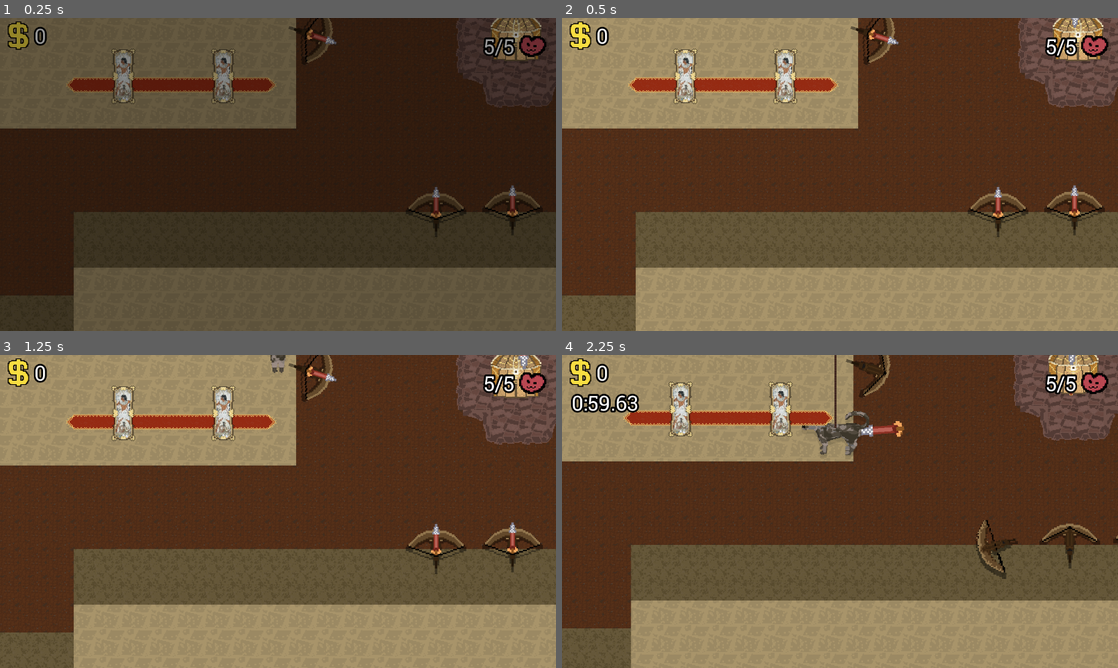
Above: before the commit, frames 1-4 (two rows, left to right).
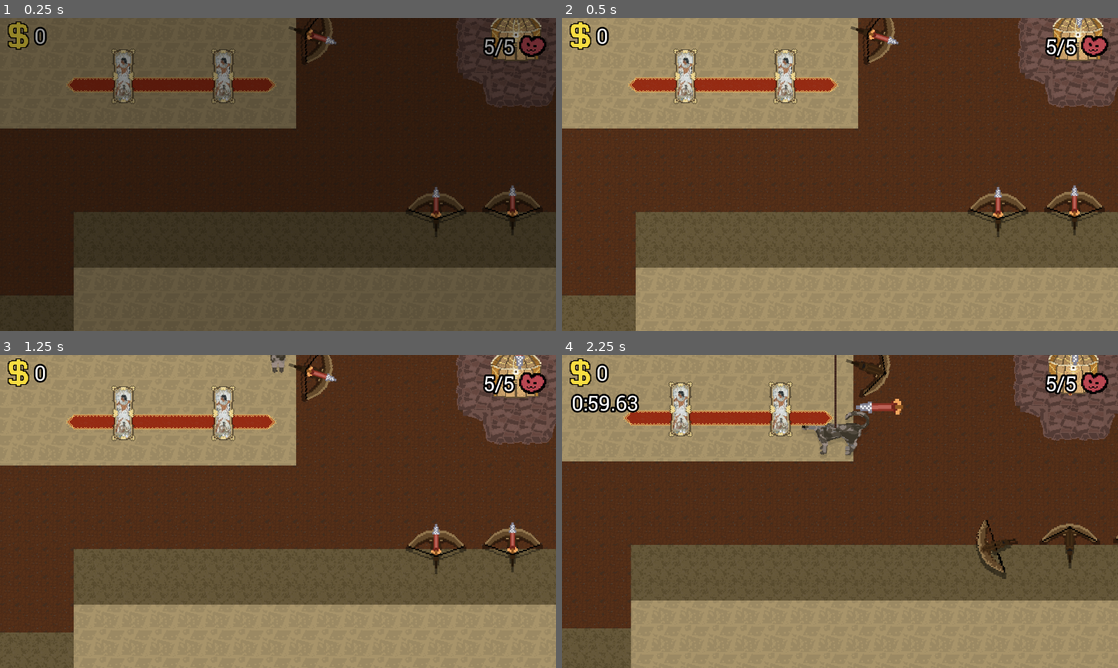
Above: after the commit, the same moments.

Repository: Emarald64/ancient-game-jam
Game: Godot game, scene res://source/main.tscn
Same seed, same stepped clock (60 frames per second), same inputs: the game is played once before the commit and once after it.
Inputs:
- Up to frame 1 (0.25 s): no input
- Up to frame 2 (0.5 s): no input
- Up to frame 3 (1.25 s): hold D (move_right) from 0.53 s (still down); hold Shift (sprint) from 0.53 s (still down)
- Up to frame 4 (2.25 s): release D (move_right) at 1.28 s; release Shift (sprint) at 1.28 s; hold S (move_down) 1.28-2.03 s; tap Y at 1.35 s; hold D (move_right) from 2.03 s (still down); hold Shift (sprint) from 2.03 s (still down)

Frame 1 is identical in both runs. In frame 2, less than 0.1% of the frame differs, in the area x 91-94%, y 0-4%; in frame 3, less than 0.1%; in frame 4, 0.5%, in the area x 52-93%, y 0-27%.

Commit message:
changed some thinga

Diff:
--- a/source/game_objects/arrow.gd
+++ b/source/game_objects/arrow.gd
@@ -6,7 +6,7 @@
 var age:=0.0
 
 func _ready() -> void:
-	velocity_dir = Vector2(1, 0 + randf_range(-0.075, 0.075))
+	velocity_dir = Vector2(1, 0 + randf_range(-0.015, 0.015))
 	velocity_dir = velocity_dir.normalized()
 
 	look_at(to_global(velocity_dir))
